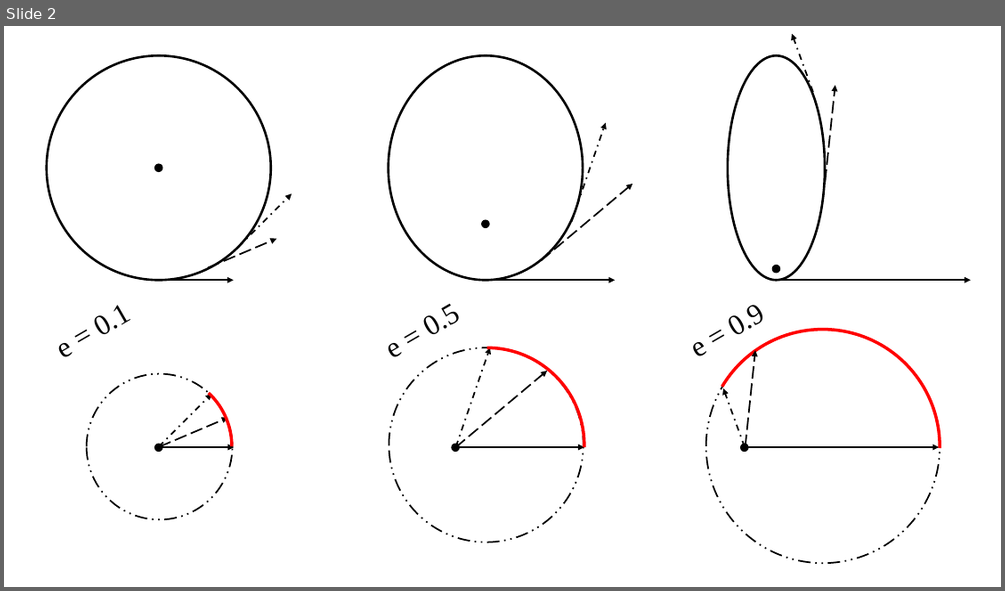
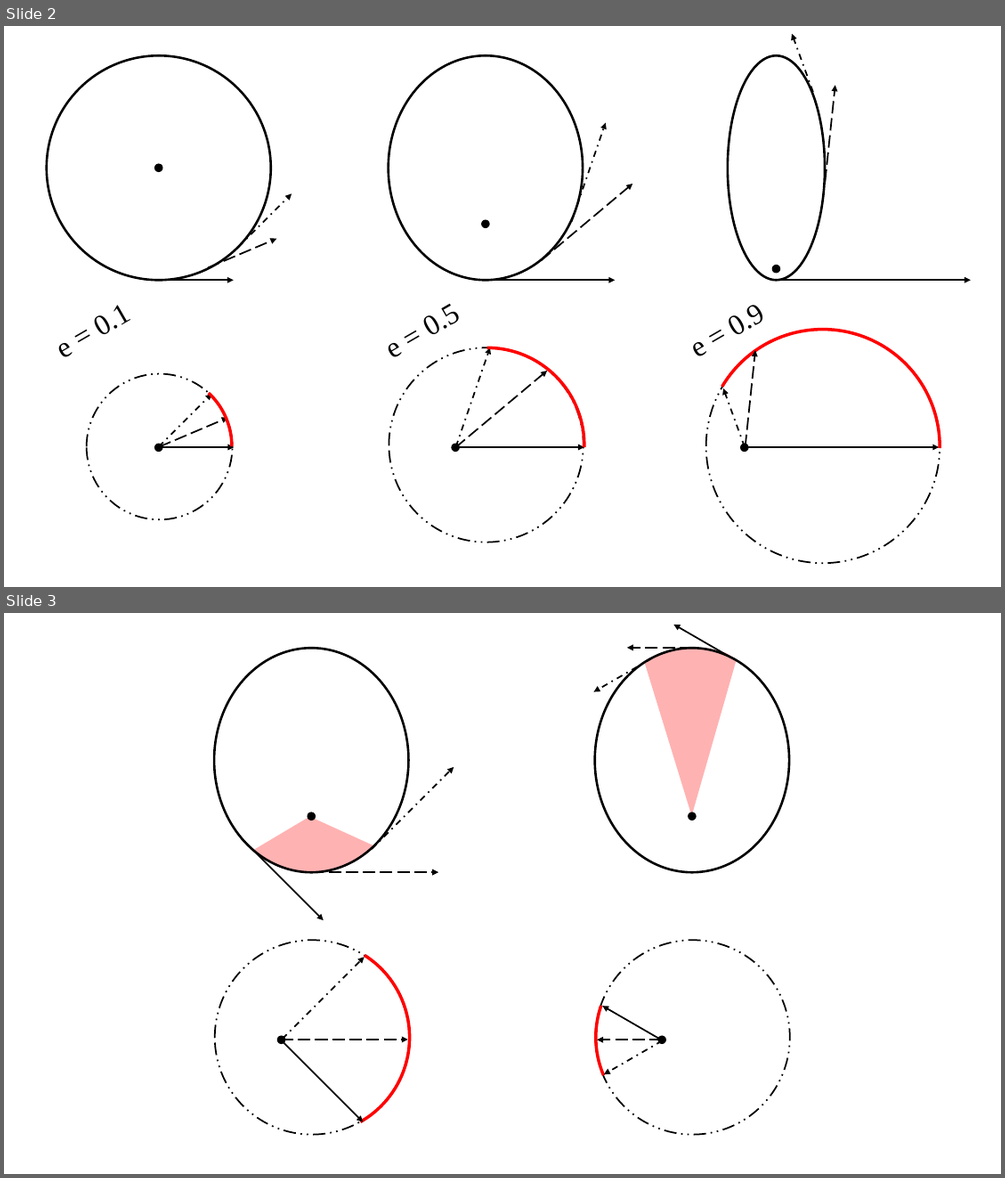
Before and after one commit to TigerHou2/xnav, a slide deck: journal/figures/hodographMapping.pptx. Shown one above the other, each under a label of ours: slide 2 before the commit, slides 2 and 3 after it. The pictures are 1005x591 and 1005x1178 pixels, drawn with LibreOffice and Linux fonts; fonts in the diff are those of the drawing. Boxes give left, top, right and bottom in pixels: in the first picture for what was removed or moved away, otherwise in the second. Text is boxed around its words. In the diff, an @@ line names an element or a change of style, - is before the commit and + after.

```diff
--- a/journal/figures/hodographMapping.pptx
+++ b/journal/figures/hodographMapping.pptx
@@ slide 3 added at (4,613,1001,1174), background #FFFFFF @@
@@ arrow added from (732, 657) to (674, 625), #000000 1.5 pt @@
@@ ellipse added at (214,648,409,873), outline #000000 2.25 pt @@
@@ arrow added from (652, 657) to (594, 691), #000000 1.5 pt dashed @@
@@ ellipse added at (595,648,789,873), outline #000000 2.25 pt @@
@@ arrow added from (692, 648) to (627, 648), #000000 1.5 pt dashed @@
@@ freeform shape added at (644,647,736,816), fill #FF0000 at 30% opacity @@
@@ arrow added from (372, 850) to (453, 767), #000000 1.5 pt dashed @@
@@ freeform shape added at (253,813,378,877), fill #FF0000 at 30% opacity @@
@@ ellipse added at (307,812,316,820), fill #000000, outline #000000 1 pt @@
@@ ellipse added at (688,812,696,820), fill #000000, outline #000000 1 pt @@
@@ arrow added from (241, 838) to (324, 920), #000000 1.5 pt @@
@@ arrow added from (311, 873) to (438, 873), #000000 1.5 pt dashed @@
@@ ellipse added at (215,940,409,1135), outline #000000 1.5 pt dashed @@
@@ arc (boxed as its full ellipse) added at (215,940,409,1135), outline #FF0000 3 pt @@
@@ arrow added from (283, 1038) to (364, 957), #000000 1.5 pt dashed @@
@@ ellipse added at (596,940,790,1135), outline #000000 1.5 pt dashed @@
@@ arc (boxed as its full ellipse) added at (596,940,791,1135), outline #FF0000 3 pt @@
@@ arrow added from (661, 1039) to (602, 1005), #000000 1.5 pt @@
@@ ellipse added at (278,1037,285,1044), fill #000000, outline #000000 1 pt @@
@@ arrow added from (281, 1039) to (408, 1039), #000000 1.5 pt dashed @@
@@ ellipse added at (658,1037,666,1044), fill #000000, outline #000000 1 pt @@
@@ arrow added from (281, 1040) to (363, 1122), #000000 1.5 pt @@
@@ arrow added from (662, 1040) to (597, 1040), #000000 1.5 pt dashed @@
@@ arrow added from (662, 1041) to (604, 1074), #000000 1.5 pt dashed @@
```
Also in this commit, not shown: 11 other files.
